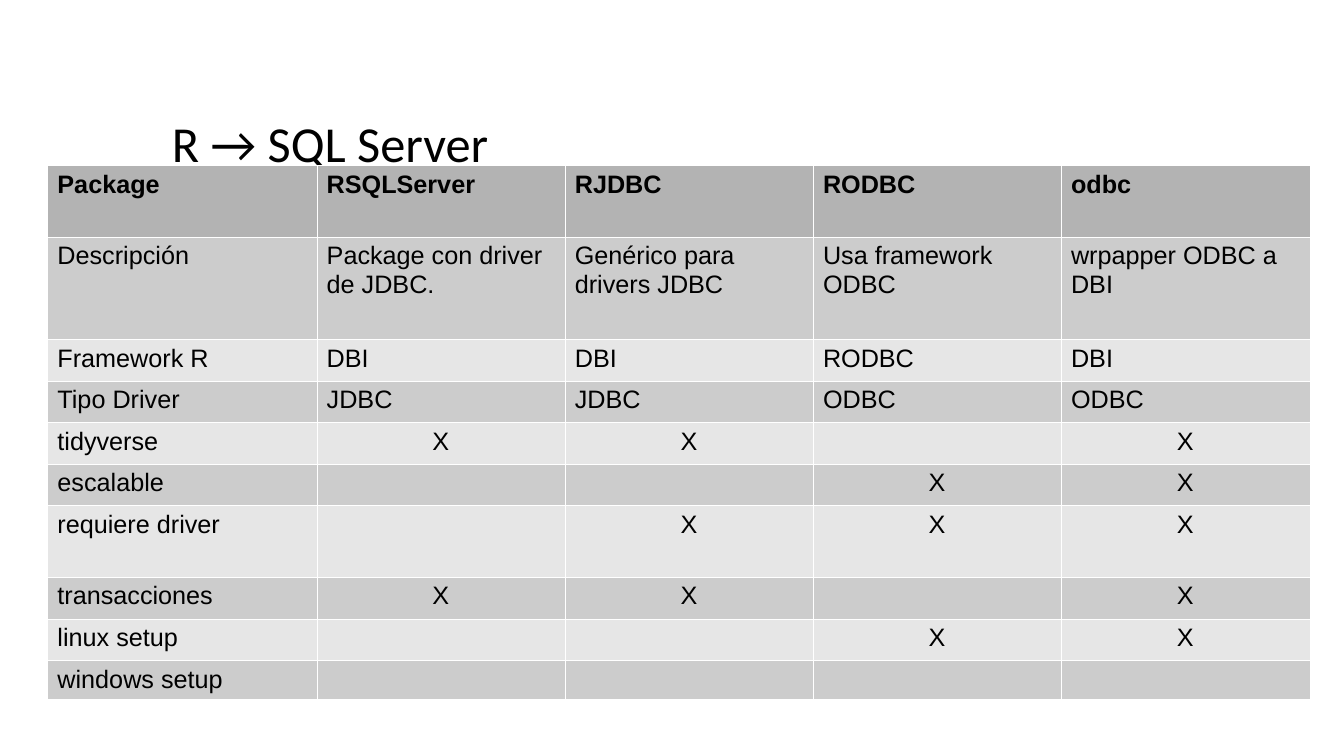
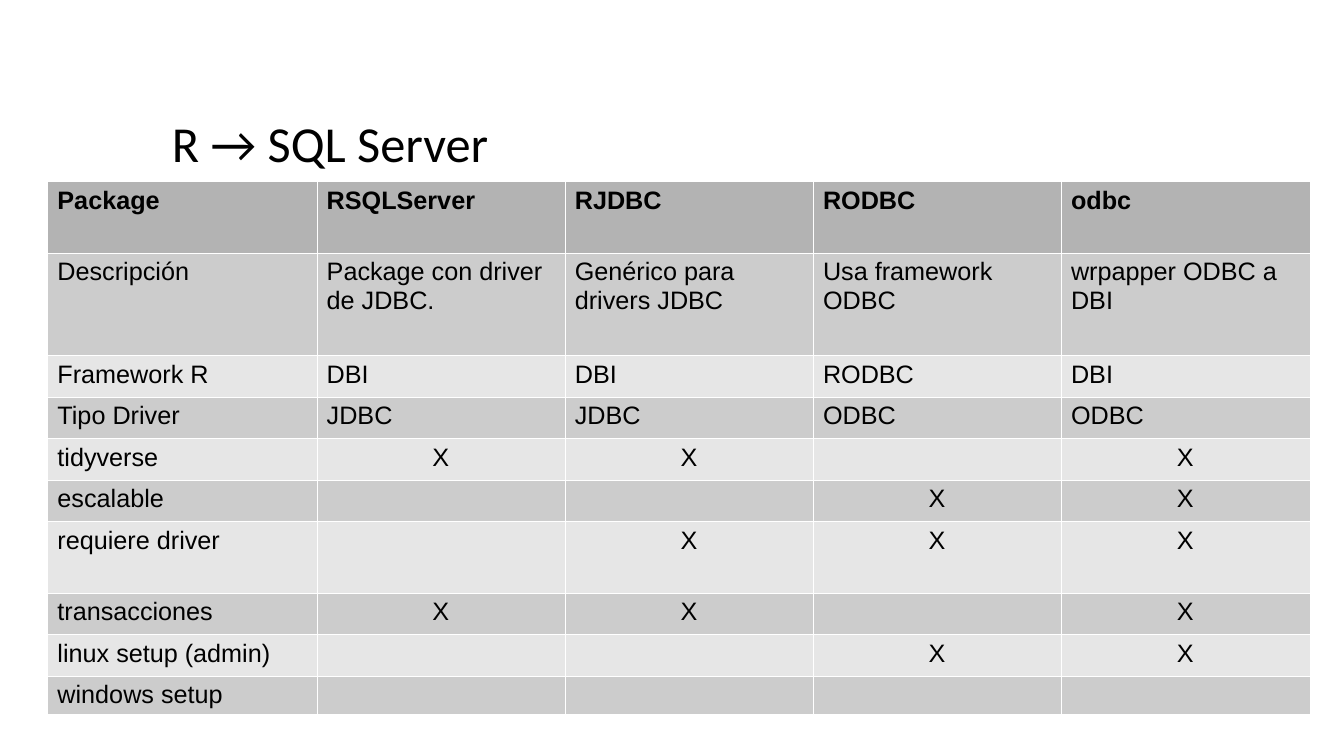
Before and after one commit to danielfm123/sqlsaturday2018, a slide deck: slide 7 of presentacion.pptx. Drawn at 1344x756 pixels with LibreOffice and Linux fonts; fonts in the diff are those of the drawing; background and template pictures are left out. Boxes give left, top, right and bottom in pixels: in the first picture for what was removed or moved away, otherwise in the second. Text is boxed around its words. In the diff, an @@ line names an element or a change of style, - is before the commit and + after.

```diff
--- a/presentacion.pptx
+++ b/presentacion.pptx
@@ table at [47, 181, 1309, 715] @@
-row 9, column 1: linux setup
+row 9, column 1: linux setup (admin)
@@ table: place and size @@
-table at [47, 165, 1309, 699]
+table at [47, 181, 1309, 715]
```
Also in this commit, not shown: 1 other file.
